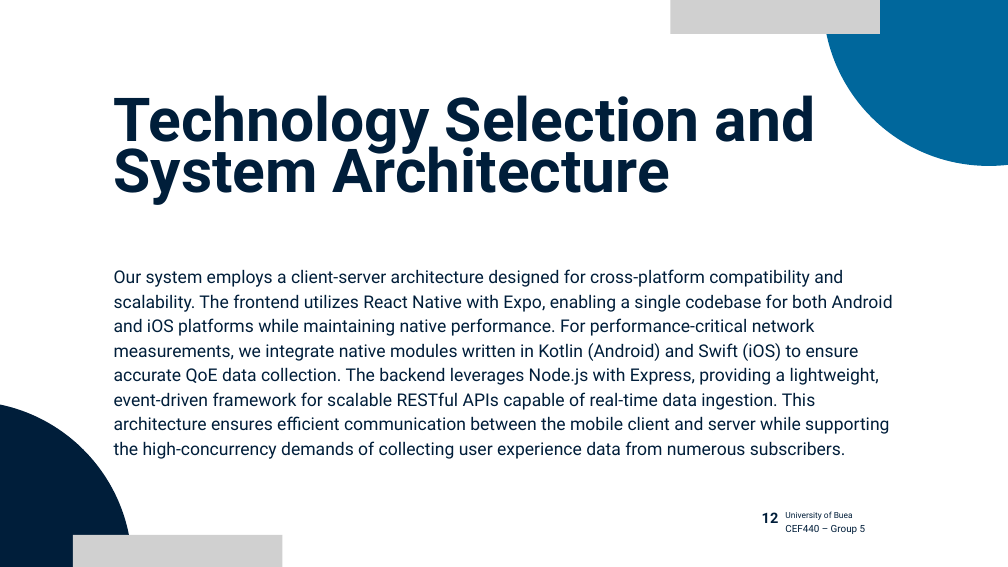
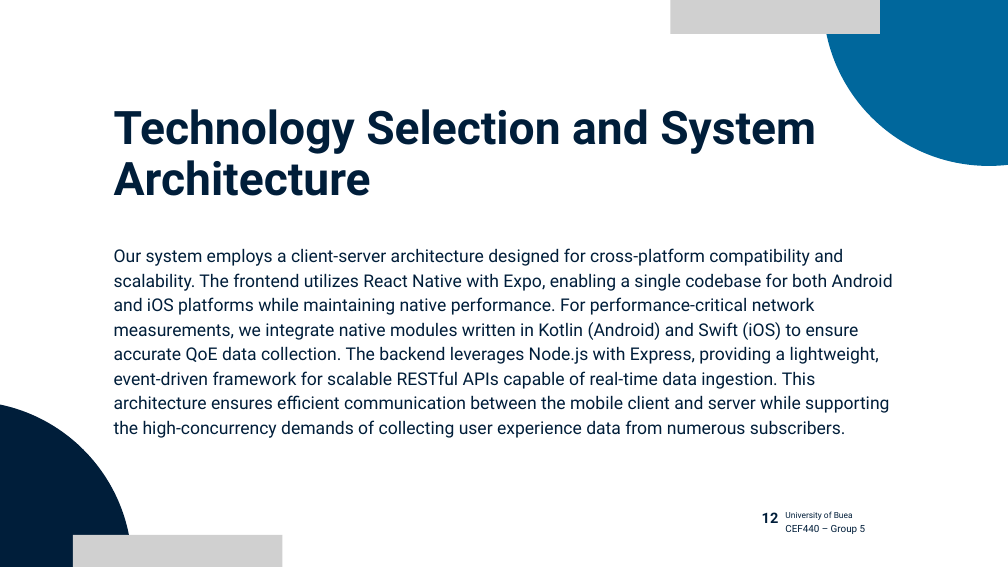
Before and after one commit to BrayanMorningstar237/CEF440_Group5, a slide deck: slide 49 of Task 2/Task 2 Power Point Mobile QoE Data Collection App Design.pptx (slide 25 before the commit). Drawn at 1008x567 pixels with LibreOffice and Linux fonts; fonts in the diff are those of the drawing; grey boxes stand for pictures. Boxes give left, top, right and bottom in pixels: in the first picture for what was removed or moved away, otherwise in the second. Text is boxed around its words. In the diff, an @@ line names an element or a change of style, - is before the commit and + after.

```diff
--- a/Task 2/Task 2 Power Point Mobile QoE Data Collection App Design.pptx
+++ b/Task 2/Task 2 Power Point Mobile QoE Data Collection App Design.pptx
@@ text "Technology Selection and System Architecture" at (114,109,816,196): size 86.6 to 66 pt @@
@@ text "Our system employs a client-server ...": place and size @@
-text "Our system employs a client-server ..." at (114,269,893,459)
+text "Our system employs a client-server ..." at (114,248,893,438)
```
Also in this commit, not shown: 6 other slides changed, 24 slides added.
